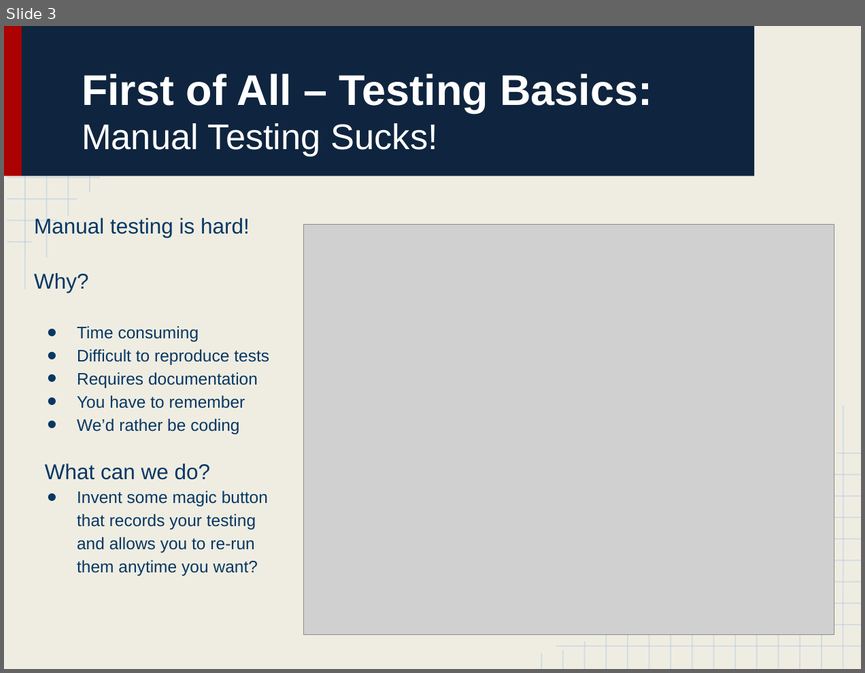
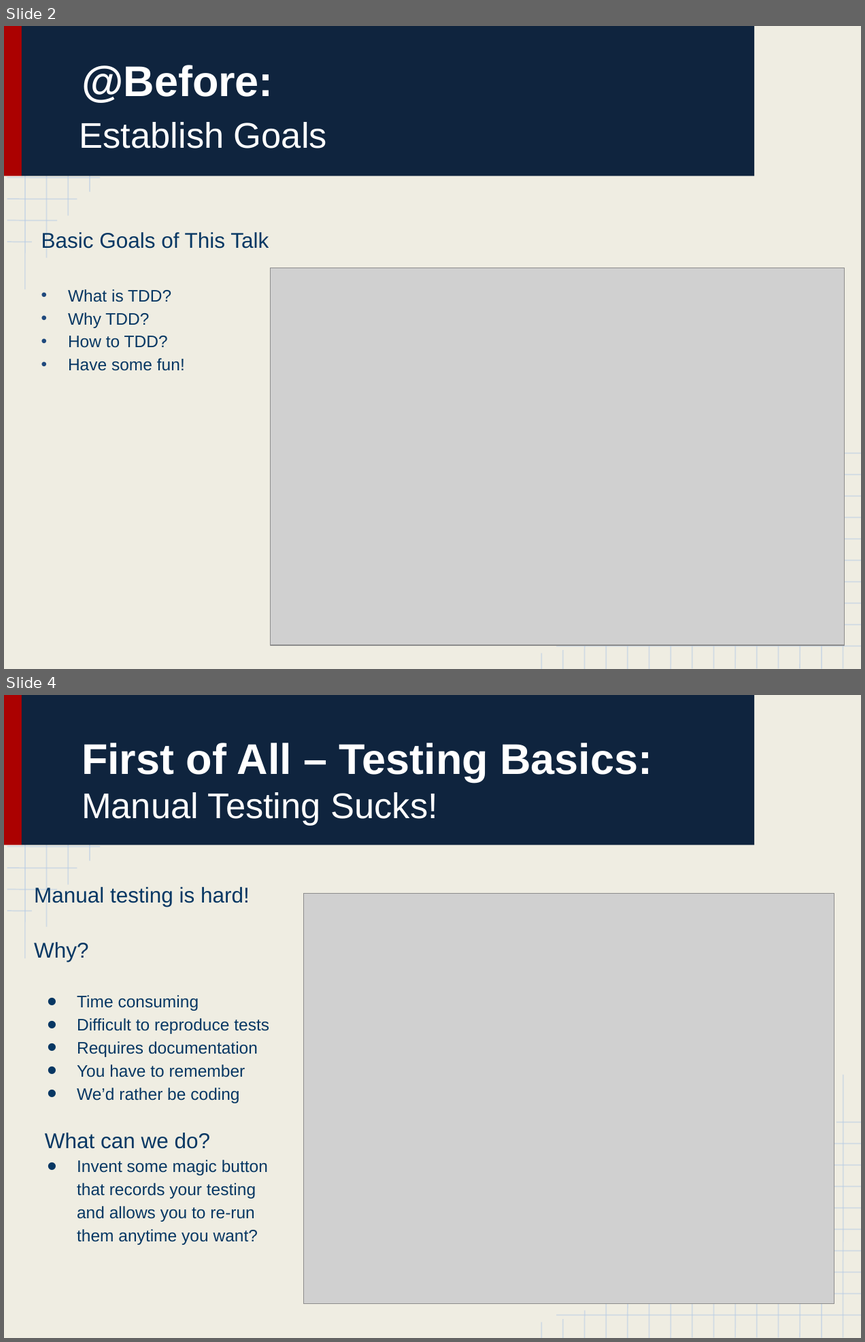
Before and after one commit to bink627/Agile-and-Beyond-TDD, a slide deck: Learning to Test Drive_ A Crash Course in Test Driven Development.pptx. Shown one above the other, each under a label of ours: slide 3 before the commit, slides 2 and 4 after it; the slides between them are not shown. The pictures are 865x673 and 865x1342 pixels, drawn with LibreOffice and Linux fonts; fonts in the diff are those of the drawing; grey boxes stand for pictures. Boxes give left, top, right and bottom in pixels: in the first picture for what was removed or moved away, otherwise in the second. Text is boxed around its words. In the diff, an @@ line names an element or a change of style, - is before the commit and + after.

```diff
--- a/Learning to Test Drive_ A Crash Course in Test Driven Development.pptx
+++ b/Learning to Test Drive_ A Crash Course in Test Driven Development.pptx
@@ slide 2 added at (4,26,861,669), background #EFEDE2; not listed: 48 template elements that a slide beside it also shows @@
@@ title added at (79,65,327,148), 30 pt, text #FFFFFF @@
+@Before:
+Establish Goals
@@ text added at (41,232,269,371), 14 pt, text #073763 @@
+Basic Goals of This Talk
+• What is TDD?
+• Why TDD?
+• How to TDD?
+• Have some fun!
@@ picture added at (271,267,844,645) @@
@@ what was slide 3 is now slide 4 @@
```
Also in this commit, not shown: 3 slides changed, 2 other slides added, 2 other files.
